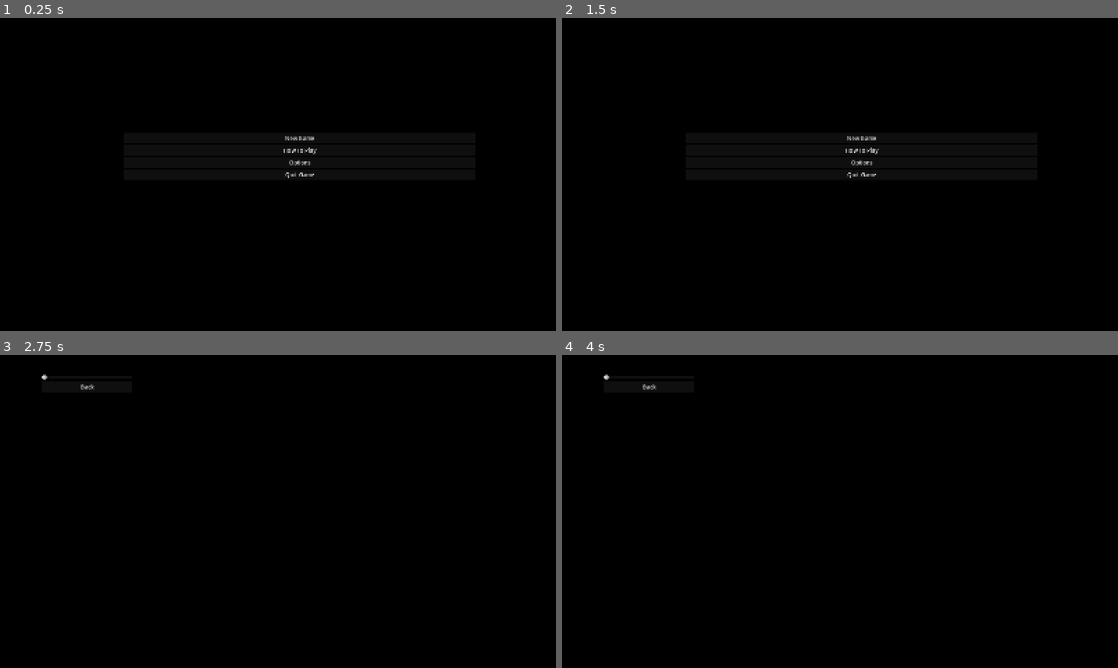
Above: before the commit, frames 1-4 (two rows, left to right).
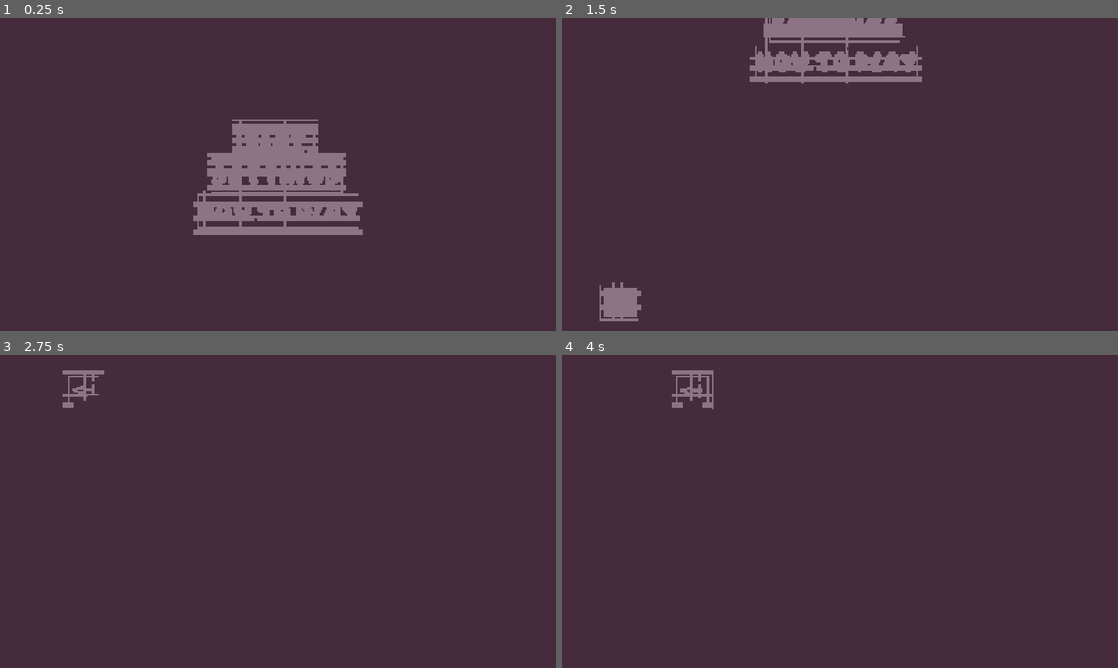
Above: after the commit, the same moments.

Repository: arrowira/shrine2Cjam
Game: Godot game, scene res://Scenes/main_menu.tscn
Same seed, same stepped clock (60 frames per second), same inputs: the game is played once before the commit and once after it.
Inputs (mouse positions are in pixels of both pictures, inside the frame that each line leads up to):
- Up to frame 1 (0.25 s): no input
- Up to frame 2 (1.5 s): click "How To Play" at 0.5 s; click (617, 80) at 1.25 s, where only the run after the commit has a clickable "<--"
- Up to frame 3 (2.75 s): click (272, 492) at 2 s, where only the run after the commit has a clickable "Settings"
- Up to frame 4 (4 s): click (650, 386) at 2.75 s, where only the run before the commit has a clickable "Back"; click (862, 498) at 3.5 s, where only the run before the commit has a clickable "Options"

The runs differ from the first frame. In frame 1, 100% of the frame differs, in the area x 0-100%, y 0-100%; in frame 2, 100%; in frame 3, 100%; in frame 4, 100%.

Commit message:
main menu upgrade

Diff:
--- a/shrine-jam/Scenes/main_menu.tscn
+++ b/shrine-jam/Scenes/main_menu.tscn
@@ -1,6 +1,22 @@
 [gd_scene format=3 uid="uid://bhvmhvul8n38a"]
 
 [ext_resource type="Script" uid="uid://bk7jadcceam5" path="res://control.gd" id="1_28flt"]
+[ext_resource type="FontFile" uid="uid://bbmp7am434p0h" path="res://Daydream DEMO.otf" id="2_1ehe0"]
+[ext_resource type="Shader" uid="uid://d4nfsp1lxa2e8" path="res://colorapplication.gdshader" id="3_ce3w2"]
+
+[sub_resource type="StyleBoxFlat" id="StyleBoxFlat_k3uy8"]
+bg_color = Color(0, 0, 0, 1)
+border_width_left = 3
+border_width_top = 3
+border_width_right = 3
+border_width_bottom = 3
+border_color = Color(1, 1, 1, 1)
+corner_detail = 1
+
+[sub_resource type="ShaderMaterial" id="ShaderMaterial_n45e2"]
+shader = ExtResource("3_ce3w2")
+shader_parameter/darkColor = Color(0.27622634, 0.1688197, 0.23947811, 1)
+shader_parameter/lightColor = Color(0.5519479, 0.45576358, 0.51774293, 1)
 
 [node name="MainMenu" type="Control" unique_id=924485212]
 layout_mode = 3
@@ -15,35 +31,111 @@
 grow_vertical = 2
 script = ExtResource("1_28flt")
 
-[node name="MarginContainer" type="MarginContainer" parent="." unique_id=974467634]
+[node name="MainButtons" type="Control" parent="." unique_id=468252071]
+anchors_preset = 0
+offset_left = 737.0
+offset_top = 448.0
+offset_right = 777.0
+offset_bottom = 488.0
+
+[node name="Play" type="Button" parent="MainButtons" unique_id=874572196]
 layout_mode = 0
-offset_left = 288.09
-offset_top = 310.0
-offset_right = 1301.0898
-offset_bottom = 446.0
+offset_left = -122.0
+offset_top = -157.0
+offset_right = 99.0
+offset_bottom = -59.0
+theme_override_colors/font_color = Color(1, 1, 1, 1)
+theme_override_colors/font_hover_color = Color(0, 0, 0, 1)
+theme_override_fonts/font = ExtResource("2_1ehe0")
+theme_override_font_sizes/font_size = 45
+theme_override_styles/normal = SubResource("StyleBoxFlat_k3uy8")
+text = "PLAY"
 
-[node name="VBoxContainer" type="VBoxContainer" parent="MarginContainer" unique_id=1273787712]
-layout_mode = 2
+[node name="Settings" type="Button" parent="MainButtons" unique_id=405962588]
+layout_mode = 0
+offset_left = -197.0
+offset_top = -55.0
+offset_right = 180.0
+offset_bottom = 43.0
+theme_override_colors/font_color = Color(1, 1, 1, 1)
+theme_override_colors/font_hover_color = Color(0, 0, 0, 1)
+theme_override_fonts/font = ExtResource("2_1ehe0")
+theme_override_font_sizes/font_size = 45
+theme_override_styles/normal = SubResource("StyleBoxFlat_k3uy8")
+text = "Settings
+"
 
-[node name="new" type="Button" parent="MarginContainer/VBoxContainer" unique_id=1555307429]
-layout_mode = 2
-text = "New Game"
-
-[node name="rules" type="Button" parent="MarginContainer/VBoxContainer" unique_id=2010009545]
-layout_mode = 2
+[node name="HTP" type="Button" parent="MainButtons" unique_id=1877602152]
+layout_mode = 0
+offset_left = -236.0
+offset_top = 49.0
+offset_right = 230.0
+offset_bottom = 147.0
+theme_override_colors/font_color = Color(1, 1, 1, 1)
+theme_override_colors/font_hover_color = Color(0, 0, 0, 1)
+theme_override_fonts/font = ExtResource("2_1ehe0")
+theme_override_font_sizes/font_size = 45
+theme_override_styles/normal = SubResource("StyleBoxFlat_k3uy8")
 text = "How To Play
 "
 
-[node name="options" type="Button" parent="MarginContainer/VBoxContainer" unique_id=1911506156]
-layout_mode = 2
-text = "Options
-"
+[node name="back" type="Button" parent="MainButtons" unique_id=1282290003]
+layout_mode = 0
+offset_left = 1148.0
+offset_top = -373.0
+offset_right = 1237.0
+offset_bottom = -293.0
+theme_override_colors/font_color = Color(1, 1, 1, 1)
+theme_override_colors/font_hover_color = Color(0, 0, 0, 1)
+theme_override_fonts/font = ExtResource("2_1ehe0")
+theme_override_font_sizes/font_size = 45
+theme_override_styles/normal = SubResource("StyleBoxFlat_k3uy8")
+text = "<--"
 
-[node name="quit" type="Button" parent="MarginContainer/VBoxContainer" unique_id=1024914079]
-layout_mode = 2
-text = "Quit Game"
+[node name="back2" type="Button" parent="MainButtons" unique_id=656341696]
+layout_mode = 0
+offset_left = -672.0
+offset_top = 749.0
+offset_right = -583.0
+offset_bottom = 829.0
+theme_override_colors/font_color = Color(1, 1, 1, 1)
+theme_override_colors/font_hover_color = Color(0, 0, 0, 1)
+theme_override_fonts/font = ExtResource("2_1ehe0")
+theme_override_font_sizes/font_size = 45
+theme_override_styles/normal = SubResource("StyleBoxFlat_k3uy8")
+text = "<--"
 
-[connection signal="pressed" from="MarginContainer/VBoxContainer/new" to="." method="_on_new_pressed"]
-[connection signal="pressed" from="MarginContainer/VBoxContainer/rules" to="." method="_on_rules_pressed"]
-[connection signal="pressed" from="MarginContainer/VBoxContainer/options" to="." method="_on_options_pressed"]
-[connection signal="pressed" from="MarginContainer/VBoxContainer/quit" to="." method="_on_quit_pressed"]
+[node name="CamMov" type="Node2D" parent="." unique_id=417744798]
+position = Vector2(733, 437)
+
+[node name="Camera2D" type="Camera2D" parent="CamMov" unique_id=767997375]
+position_smoothing_enabled = true
+
+[node name="MainPos" type="Node2D" parent="." unique_id=105169765]
+position = Vector2(744, 463)
+
+[node name="SettingsPos" type="Node2D" parent="." unique_id=1918931939]
+position = Vector2(2539, 463)
+
+[node name="HTPPos" type="Node2D" parent="." unique_id=160225650]
+position = Vector2(744, 1541)
+
+[node name="ColorRect" type="ColorRect" parent="." unique_id=1344625558]
+material = SubResource("ShaderMaterial_n45e2")
+layout_mode = 1
+anchors_preset = 15
+anchor_right = 1.0
+anchor_bottom = 1.0
+offset_left = -777.0
+offset_top = -345.0
+offset_right = 3601.0
+offset_bottom = 1678.0
+grow_horizontal = 2
+grow_vertical = 2
+mouse_filter = 2
+
+[connection signal="pressed" from="MainButtons/Play" to="." method="_on_play_pressed"]
+[connection signal="pressed" from="MainButtons/Settings" to="." method="_on_settings_pressed"]
+[connection signal="pressed" from="MainButtons/HTP" to="." method="_on_htp_pressed"]
+[connection signal="pressed" from="MainButtons/back" to="." method="_on_back_2_pressed"]
+[connection signal="pressed" from="MainButtons/back2" to="." method="_on_back_2_pressed"]
--- a/shrine-jam/control.gd
+++ b/shrine-jam/control.gd
@@ -2,24 +2,17 @@
 
 
 
-
-func _on_new_pressed() -> void:
+func _on_play_pressed() -> void:
 	get_tree().change_scene_to_file("res://Scenes/main.tscn")
 
 
+func _on_settings_pressed() -> void:
+	$CamMov.global_position = $SettingsPos.global_position
 
 
-func _on_rules_pressed() -> void:
-	get_tree().change_scene_to_file("res://Scenes/explains.tscn")
+func _on_back_2_pressed() -> void:
+	$CamMov.global_position = $MainPos.global_position
 
 
-
-
-func _on_options_pressed() -> void:
-	get_tree().change_scene_to_file("res://Scenes/options.tscn")
-
-
-
-
-func _on_quit_pressed() -> void:
-	get_tree().quit()
+func _on_htp_pressed() -> void:
+	$CamMov.global_position = $HTPPos.global_position
Not shown, changed: shrine-jam/export_presets.cfg
